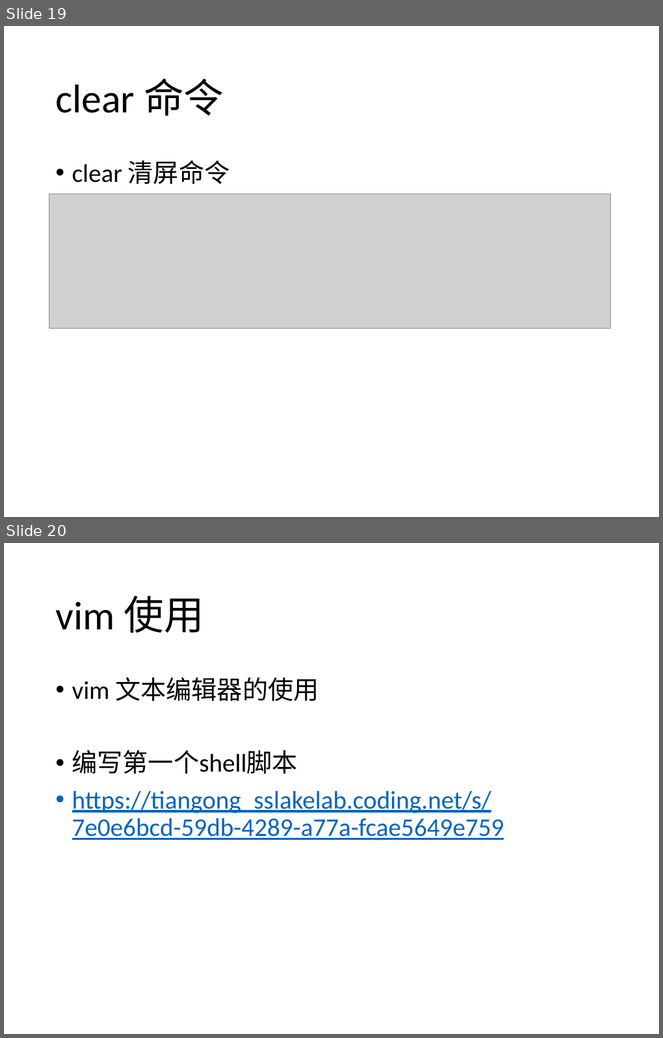
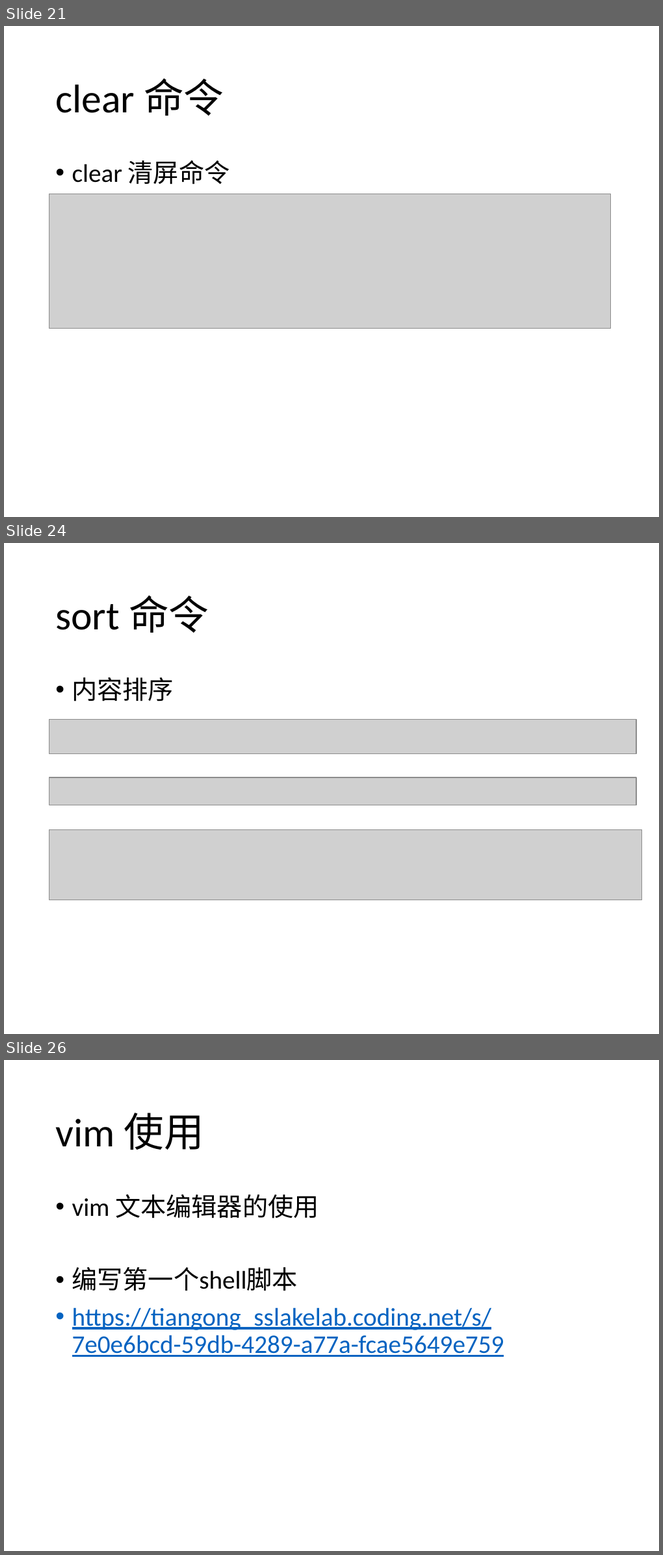
Before and after one commit to SSlakeLabTiangong/2019_workshop, a slide deck: 03_Linux101/Linux101.pptx. Shown one above the other, each under a label of ours: slides 19 and 20 before the commit, slides 21, 24 and 26 after it; the slides between them are not shown. The pictures are 663x1038 and 663x1555 pixels, drawn with LibreOffice and Linux fonts; fonts in the diff are those of the drawing; grey boxes stand for pictures. Boxes give left, top, right and bottom in pixels: in the first picture for what was removed or moved away, otherwise in the second. Text is boxed around its words. In the diff, an @@ line names an element or a change of style, - is before the commit and + after.

```diff
--- a/03_Linux101/Linux101.pptx
+++ b/03_Linux101/Linux101.pptx
@@ slide 24 added at box(4, 543, 659, 1034), background #FFFFFF @@
@@ title added at box(55, 595, 209, 633), 44 pt, text #000000 @@
+sort 命令
@@ text added at box(72, 678, 174, 702), 28 pt, text #000000 @@
+• 内容排序
@@ picture added at box(50, 720, 637, 754) @@
@@ picture added at box(50, 778, 637, 805) @@
@@ picture added at box(50, 830, 642, 901) @@
@@ what was slide 19 is now slide 21 @@
@@ what was slide 20 is now slide 26 @@
```
Also in this commit, not shown: 9 slides changed, 9 other slides added.
